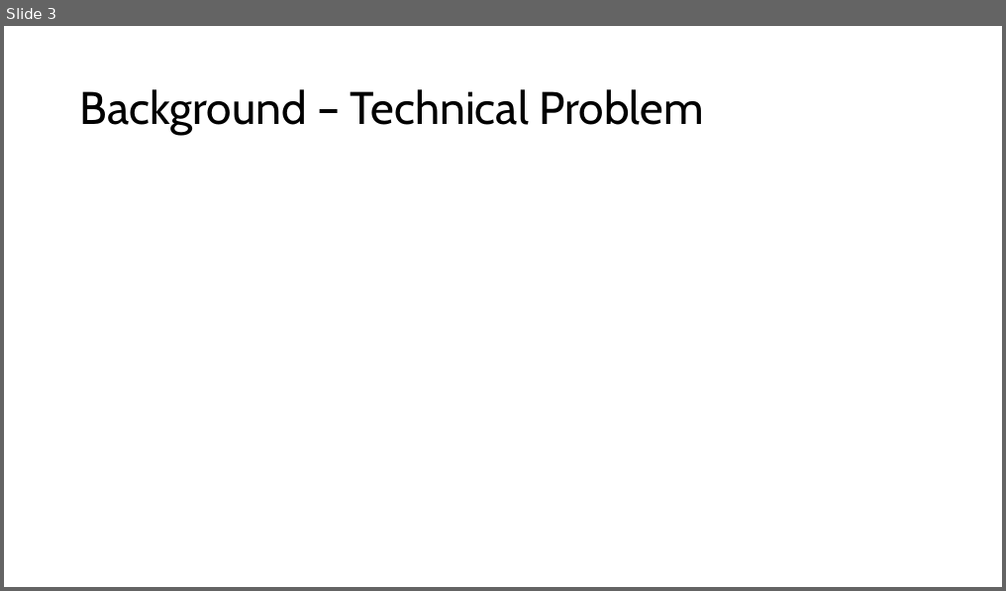
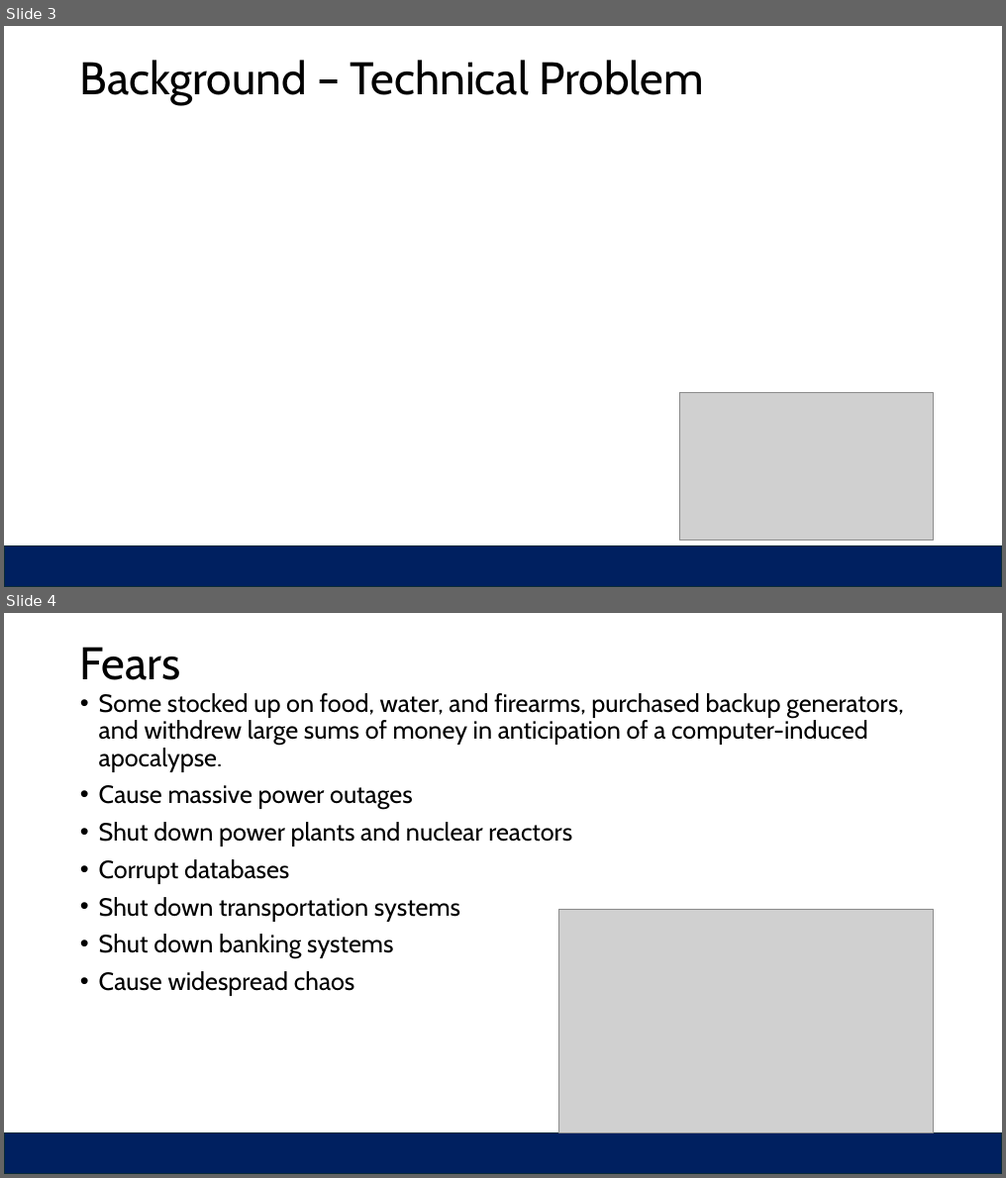
Before and after one commit to sheffy1926/Embedded_Lab_Reports, a slide deck: Y2K.pptx. Shown one above the other, each under a label of ours: slide 3 before the commit, slides 3 and 4 after it. The pictures are 1006x591 and 1006x1178 pixels, drawn with LibreOffice and Linux fonts; fonts in the diff are those of the drawing; grey boxes stand for pictures. Boxes give left, top, right and bottom in pixels: in the first picture for what was removed or moved away, otherwise in the second. Text is boxed around its words. In the diff, an @@ line names an element or a change of style, - is before the commit and + after.

```diff
--- a/Y2K.pptx
+++ b/Y2K.pptx
@@ slide 4 added at (4, 613, 1002, 1174), background #FFFFFF; not listed: 1 template element that a slide beside it also shows @@
@@ title added at (80, 647, 181, 680), 44 pt, text #000000 @@
+Fears
@@ text added at (99, 693, 903, 996), 24 pt, text #000000 @@
+• Some stocked up on food, water, and firearms, purchased backup generators, and withdrew large sums of money in anticipation of a computer-induced apocalypse.
+• Cause massive power outages
+• Shut down power plants and nuclear reactors
+• Corrupt databases
+• Shut down transportation systems
+• Shut down banking systems
+• Cause widespread chaos
@@ picture added at (559, 909, 934, 1134) @@
@@ slide 3 changed as well @@
@@ title "Background – Technical Problem": place and size @@
-title "Background – Technical Problem" at (80, 89, 703, 135)
+title "Background – Technical Problem" at (80, 60, 703, 105)
@@ picture added at (679, 392, 934, 541) @@
@@ rectangle added at (4, 547, 1002, 587), fill #002060, outline #092A39 1.5 pt @@
```
Also in this commit, not shown: 4 other slides changed, 6 other slides added, 5 slides removed, 8 other files.
